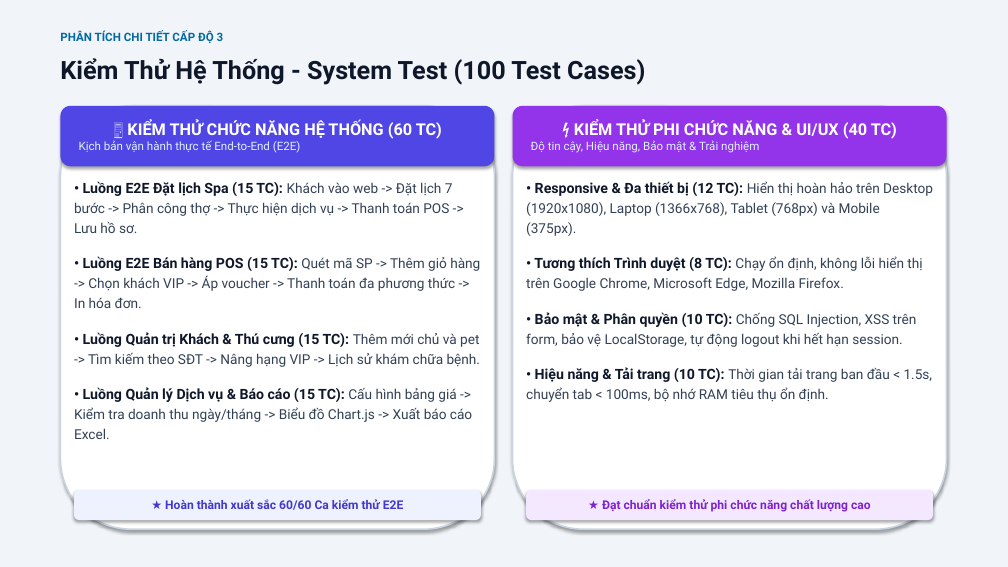
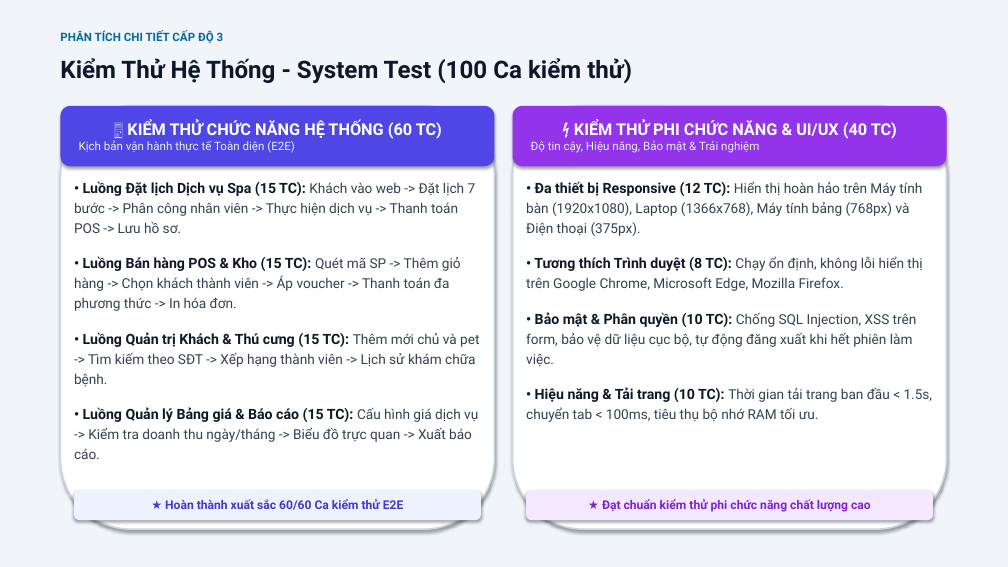
Before and after one commit to xuanmanh398/KiemThuPhanMem, a slide deck: slide 8 of BaoCao/Slide_BaoCao_DeTai4_Nhom9.pptx. Drawn at 1008x567 pixels with LibreOffice and Linux fonts; fonts in the diff are those of the drawing. Boxes give left, top, right and bottom in pixels: in the first picture for what was removed or moved away, otherwise in the second. Text is boxed around its words. In the diff, an @@ line names an element or a change of style, - is before the commit and + after.

```diff
--- a/BaoCao/Slide_BaoCao_DeTai4_Nhom9.pptx
+++ b/BaoCao/Slide_BaoCao_DeTai4_Nhom9.pptx
@@ text at <box>60,58,632,83</box>: text changed; size 24 to 23 pt @@
-Kiểm Thử Hệ Thống - System Test (100 Test Cases)
+Kiểm Thử Hệ Thống - System Test (100 Ca kiểm thử)
@@ text in rounded rectangle at <box>79,140,295,153</box>: text changed @@
-Kịch bản vận hành thực tế End-to-End (E2E)
+Kịch bản vận hành thực tế Toàn diện (E2E)
@@ text at <box>74,181,479,459</box>: text changed @@
-• Luồng E2E Đặt lịch Spa (15 TC): Khách vào web -> Đặt lịch 7 bước -> Phân công thợ -> Thực hiện dịch vụ -> Thanh toán POS -> Lưu hồ sơ.
-• Luồng E2E Bán hàng POS (15 TC): Quét mã SP -> Thêm giỏ hàng -> Chọn khách VIP -> Áp voucher -> Thanh toán đa phương thức -> In hóa đơn.
-• Luồng Quản trị Khách & Thú cưng (15 TC): Thêm mới chủ và pet -> Tìm kiếm theo SĐT -> Nâng hạng VIP -> Lịch sử khám chữa bệnh.
-• Luồng Quản lý Dịch vụ & Báo cáo (15 TC): Cấu hình bảng giá -> Kiểm tra doanh thu ngày/tháng -> Biểu đồ Chart.js -> Xuất báo cáo Excel.
+• Luồng Đặt lịch Dịch vụ Spa (15 TC): Khách vào web -> Đặt lịch 7 bước -> Phân công nhân viên -> Thực hiện dịch vụ -> Thanh toán POS -> Lưu hồ sơ.
+• Luồng Bán hàng POS & Kho (15 TC): Quét mã SP -> Thêm giỏ hàng -> Chọn khách thành viên -> Áp voucher -> Thanh toán đa phương thức -> In hóa đơn.
+• Luồng Quản trị Khách & Thú cưng (15 TC): Thêm mới chủ và pet -> Tìm kiếm theo SĐT -> Xếp hạng thành viên -> Lịch sử khám chữa bệnh.
+• Luồng Quản lý Bảng giá & Báo cáo (15 TC): Cấu hình giá dịch vụ -> Kiểm tra doanh thu ngày/tháng -> Biểu đồ trực quan -> Xuất báo cáo.
@@ text at <box>526,181,922,236</box>: text changed @@
-• Responsive & Đa thiết bị (12 TC): Hiển thị hoàn hảo trên Desktop (1920x1080), Laptop (1366x768), Tablet (768px) và Mobile (375px).
+• Đa thiết bị Responsive (12 TC): Hiển thị hoàn hảo trên Máy tính bàn (1920x1080), Laptop (1366x768), Máy tính bảng (768px) và Điện thoại (375px).
@@ text at <box>526,312,933,422</box>: text changed @@
-• Bảo mật & Phân quyền (10 TC): Chống SQL Injection, XSS trên form, bảo vệ LocalStorage, tự động logout khi hết hạn session.
-• Hiệu năng & Tải trang (10 TC): Thời gian tải trang ban đầu < 1.5s, chuyển tab < 100ms, bộ nhớ RAM tiêu thụ ổn định.
+• Bảo mật & Phân quyền (10 TC): Chống SQL Injection, XSS trên form, bảo vệ dữ liệu cục bộ, tự động đăng xuất khi hết phiên làm việc.
+• Hiệu năng & Tải trang (10 TC): Thời gian tải trang ban đầu < 1.5s, chuyển tab < 100ms, tiêu thụ bộ nhớ RAM tối ưu.
```
Also in this commit, not shown: 11 other slides changed.
